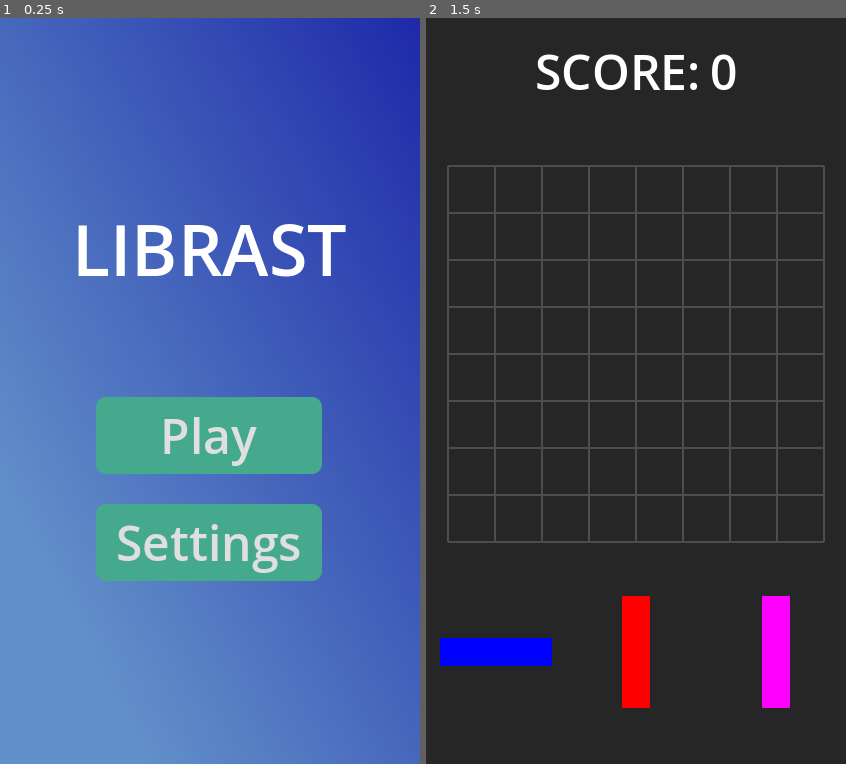
Above: before the commit, frames 1-2 (left to right).
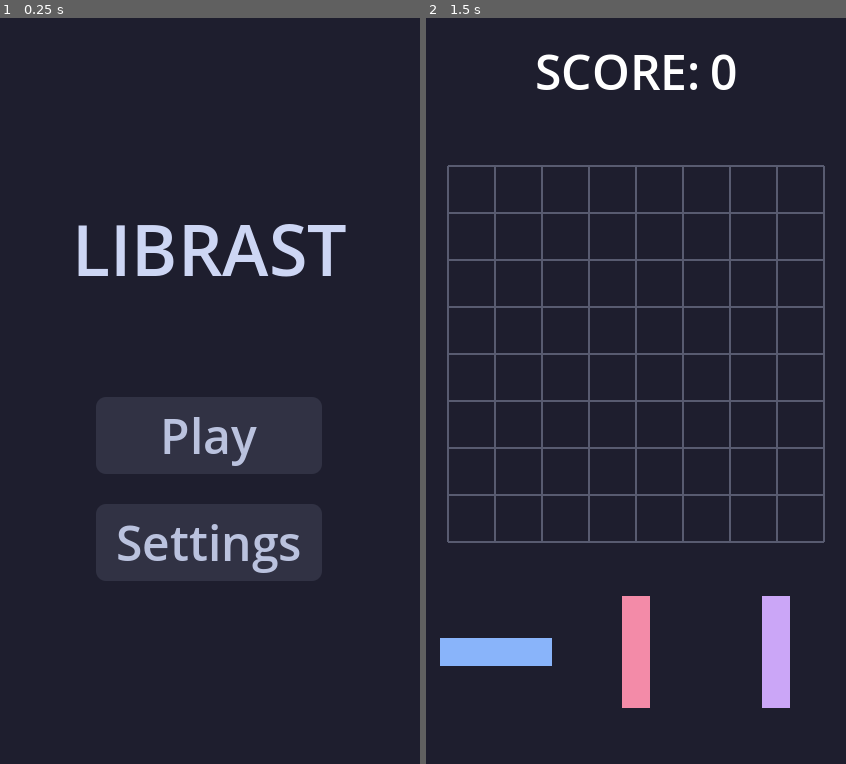
Above: after the commit, the same moments.

Repository: Piernikkk/librast
Game: Godot game, scene res://scenes/start_screen.tscn
Two runs of this game, one before a commit and one after it. Both use one fixed random seed, a clock stepped at 60 frames per second and the inputs below.
Inputs (mouse positions are in pixels of both pictures, inside the frame that each line leads up to):
- Up to frame 1 (0.25 s): no input
- Up to frame 2 (1.5 s): click "Play" at 0.5 s; tap Enter at 1.25 s; move the mouse to (728, 353) at 1.27 s; hold Right from 1.28 s (still down); tap Alt at 1.35 s; click (728, 353) at 1.42 s

The runs differ from the first frame. In frame 1, 100% of the frame differs, in the area x 0-100%, y 0-100%; in frame 2, 7.2%.

Commit message:
Changed colors

Diff:
--- a/scenes/game_over.tscn
+++ b/scenes/game_over.tscn
@@ -8,6 +8,8 @@
 
 [sub_resource type="GradientTexture2D" id="GradientTexture2D_xeevv"]
 gradient = SubResource("Gradient_0nqlu")
+width = 711
+height = 989
 fill_from = Vector2(0.635514, 0.24299066)
 fill_to = Vector2(0.6214953, 1)
 
@@ -71,7 +73,12 @@
 grow_horizontal = 2
 grow_vertical = 2
 
+[node name="ColorRect" type="ColorRect" parent="MarginContainer"]
+layout_mode = 2
+color = Color(0.8235294, 0.05882353, 0.22352941, 1)
+
 [node name="TextureRect" type="TextureRect" parent="MarginContainer"]
+visible = false
 layout_mode = 2
 texture = SubResource("GradientTexture2D_xeevv")
 
--- a/scenes/main_scene.tscn
+++ b/scenes/main_scene.tscn
@@ -12,7 +12,7 @@
 offset_top = -1118.0
 offset_right = 1085.0
 offset_bottom = 1138.0
-color = Color(0.15, 0.15, 0.15, 1)
+color = Color(0.11764706, 0.11764706, 0.18039216, 1)
 
 [node name="Grid" type="Node2D" parent="."]
 script = ExtResource("1_52fb6")
--- a/scenes/start_screen.tscn
+++ b/scenes/start_screen.tscn
@@ -27,7 +27,12 @@
 grow_horizontal = 2
 grow_vertical = 2
 
+[node name="ColorRect" type="ColorRect" parent="Main"]
+layout_mode = 2
+color = Color(0.11764706, 0.11764706, 0.18039216, 1)
+
 [node name="TextureRect" type="TextureRect" parent="Main"]
+visible = false
 layout_mode = 2
 texture = SubResource("GradientTexture2D_r2jwc")
 
@@ -40,6 +45,7 @@
 [node name="Label" type="Label" parent="Main/VBoxContainer"]
 layout_mode = 2
 size_flags_horizontal = 4
+theme_override_colors/font_color = Color(0.8039216, 0.8392157, 0.95686275, 1)
 theme_override_font_sizes/font_size = 70
 text = "LIBRAST"
 
--- a/scripts/globals.gd
+++ b/scripts/globals.gd
@@ -2,17 +2,17 @@
 
 const BLOCK_SIZE: int = 64;
 
-const GRID_COLOR: Color = Color(0.3, 0.3, 0.3);
+var GRID_COLOR: Color = Color.from_rgba8(88, 91, 112);
 
-const BLOCK_COLORS: Array[Color] = [
-	Color(1, 0, 0), # Red
-	Color(0, 1, 0), # Green
-	Color(0, 0, 1), # Blue
-	Color(1, 1, 0), # Yellow
-	Color(1, 0, 1), # Magenta
-	Color(0, 1, 1), # Cyan
-	Color(1, 0.5, 0), # Orange
-	Color(0.5, 0, 1) # Purple
+var BLOCK_COLORS: Array[Color] = [
+	Color.from_rgba8(243, 139, 168), # Red
+	Color.from_rgba8(166, 227, 161), # Green
+	Color.from_rgba8(137, 180, 250), # Blue
+	Color.from_rgba8(249, 226, 175), # Yellow
+	Color.from_rgba8(203, 166, 247), # Mauve
+	Color.from_rgba8(116, 199, 236), # Sapphire
+	Color.from_rgba8(250, 179, 135), # Orange
+	Color.from_rgba8(245, 194, 231) # Pink
 ];
 
 const DEBUG_VERBOSE: bool = false;
--- a/styles/button_normal_texture.tres
+++ b/styles/button_normal_texture.tres
@@ -5,7 +5,7 @@
 content_margin_top = 5.0
 content_margin_right = 20.0
 content_margin_bottom = 5.0
-bg_color = Color(0.27129012, 0.6613565, 0.5527387, 1)
+bg_color = Color(0.19215687, 0.19607843, 0.26666668, 1)
 corner_radius_top_left = 10
 corner_radius_top_right = 10
 corner_radius_bottom_right = 10
--- a/styles/button_pressed_texture.tres
+++ b/styles/button_pressed_texture.tres
@@ -5,7 +5,7 @@
 content_margin_top = 5.0
 content_margin_right = 20.0
 content_margin_bottom = 5.0
-bg_color = Color(0.09469537, 0.28756103, 0.23423728, 1)
+bg_color = Color(0.27058825, 0.2784314, 0.3529412, 1)
 corner_radius_top_left = 10
 corner_radius_top_right = 10
 corner_radius_bottom_right = 10
--- a/styles/button_style.tres
+++ b/styles/button_style.tres
@@ -6,6 +6,8 @@
 [sub_resource type="StyleBoxEmpty" id="StyleBoxEmpty_8tqd6"]
 
 [resource]
+Button/colors/font_color = Color(0.7294118, 0.7607843, 0.87058824, 1)
+Button/colors/font_focus_color = Color(0.7294118, 0.7607843, 0.87058824, 1)
 Button/constants/outline_size = 0
 Button/font_sizes/font_size = 48
 Button/styles/focus = SubResource("StyleBoxEmpty_8tqd6")
Not shown: 1 places in scenes/start_screen.tscn that only renumber resources
